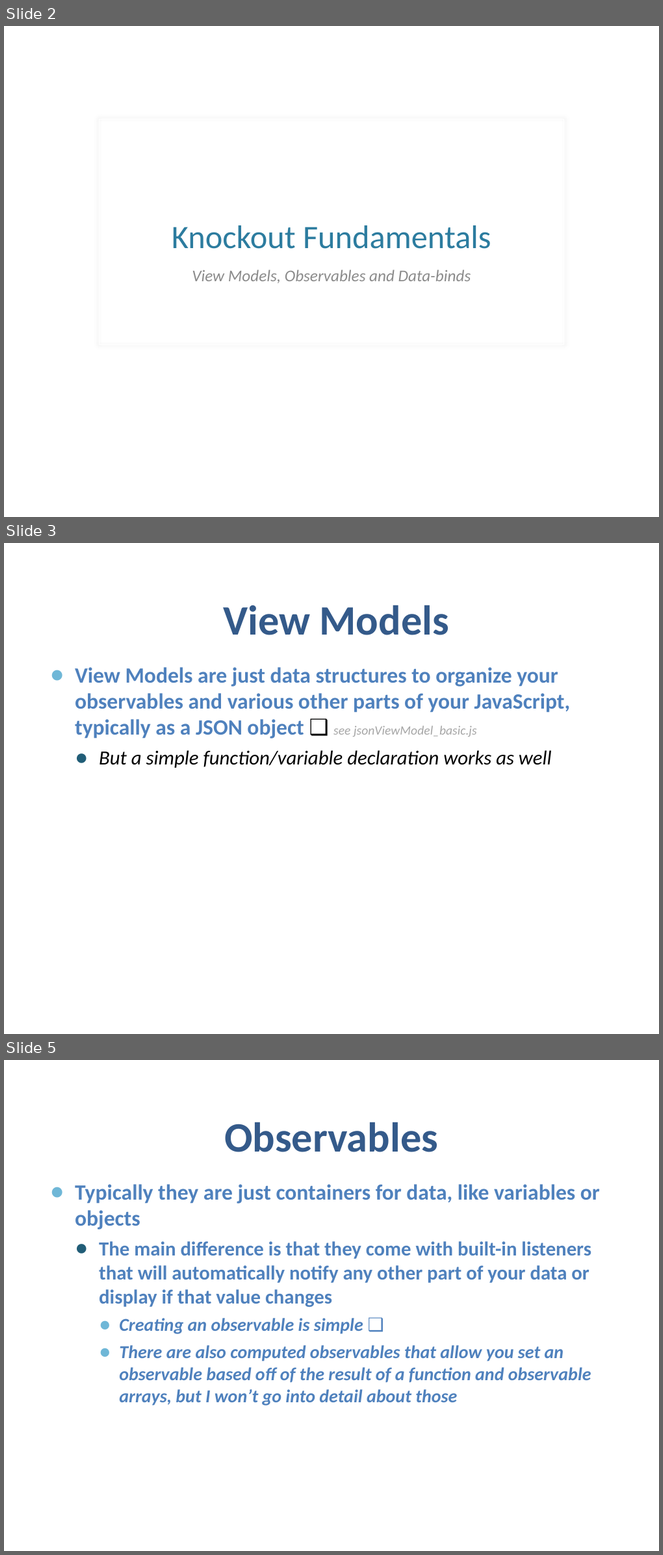
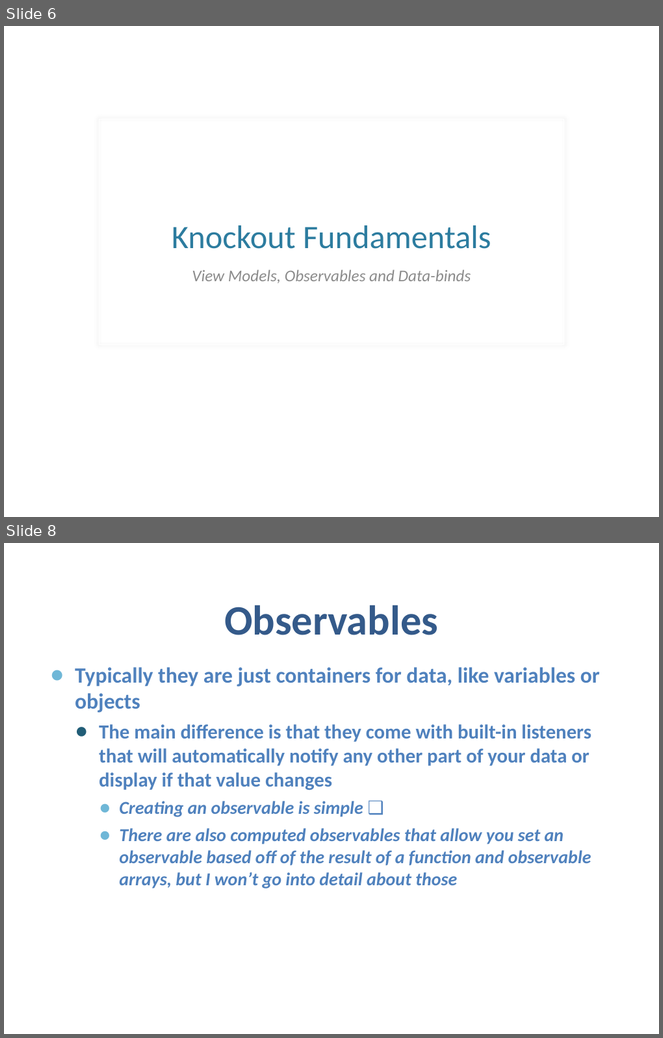
Before and after one commit to samnau/knockout-templating, a slide deck: Knockout Templating - slides.pptx. Shown one above the other, each under a label of ours: slides 2, 3 and 5 before the commit, slides 6 and 8 after it; the slides between them are not shown. The pictures are 663x1555 and 663x1038 pixels, drawn with LibreOffice and Linux fonts; fonts in the diff are those of the drawing; background and template pictures are left out. Boxes give left, top, right and bottom in pixels: in the first picture for what was removed or moved away, otherwise in the second. Text is boxed around its words. In the diff, an @@ line names an element or a change of style, - is before the commit and + after.

```diff
--- a/Knockout Templating - slides.pptx
+++ b/Knockout Templating - slides.pptx
@@ slide 3 removed at (4, 543, 659, 1034), background picture (left out) @@
@@ title removed at (223, 605, 449, 635) @@
-View Models
@@ text removed at (75, 667, 570, 768) @@
-● View Models are just data structures to organize your observables and various other parts of your JavaScript, typically as a JSON object ❑ see jsonViewModel_basic.js
-  ● But a simple function/variable declaration works as well
@@ what was slide 2 is now slide 6 @@
@@ what was slide 5 is now slide 8 @@
```
Also in this commit, not shown: 3 slides changed, 4 slides added.
